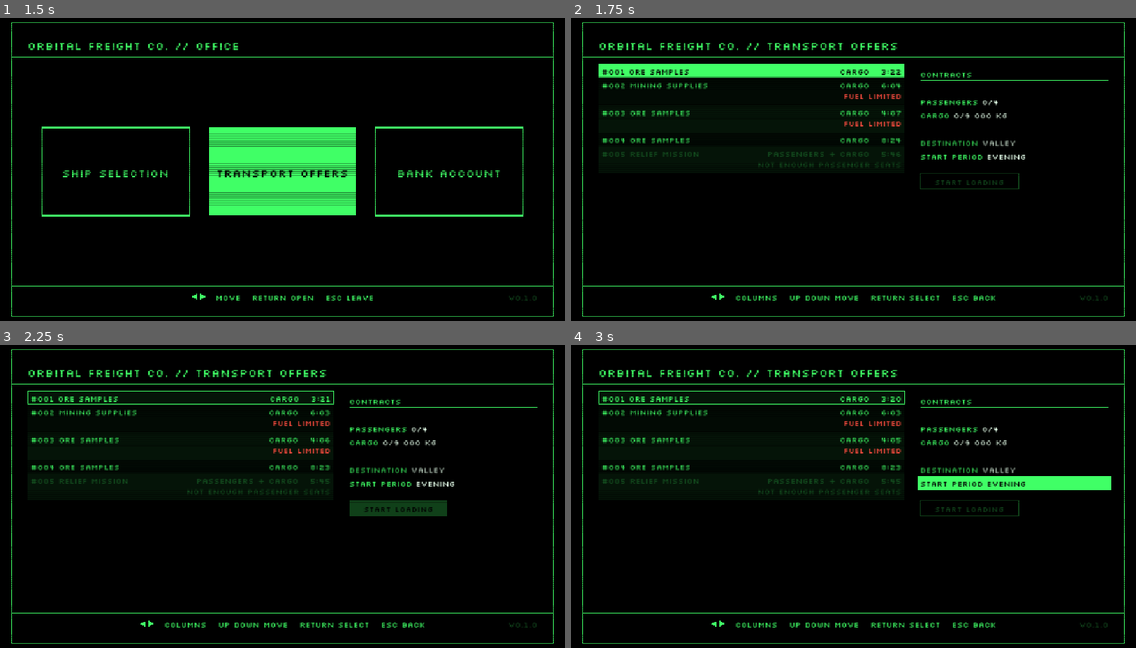
Above: before the commit, frames 1-4 (two rows, left to right).
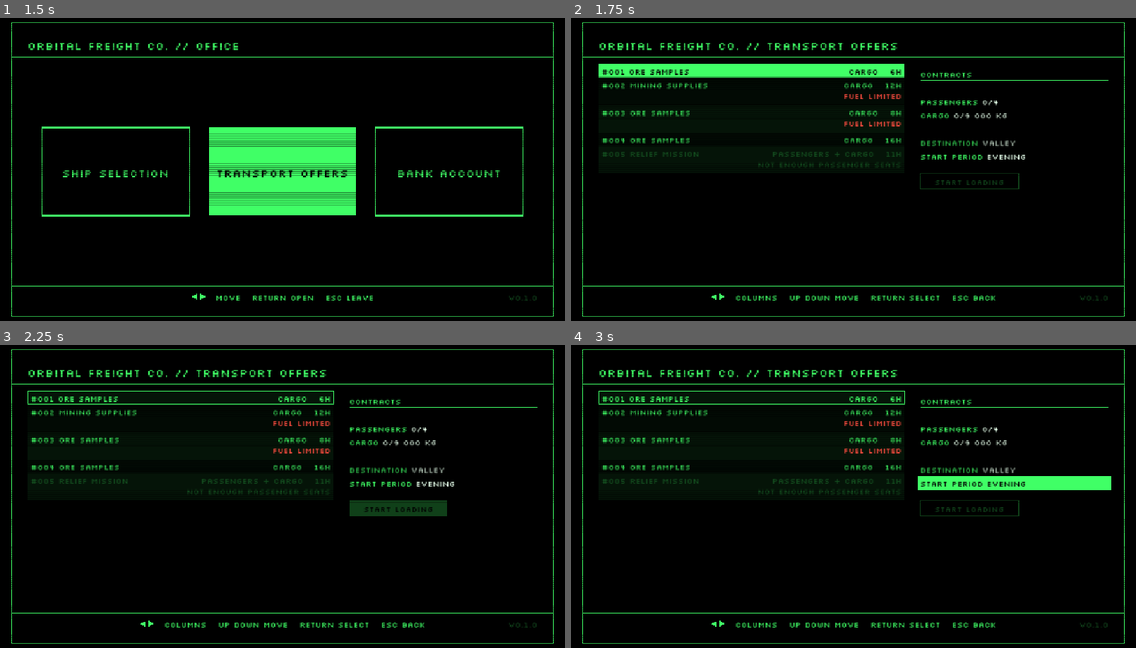
Above: after the commit, the same moments.

Repository: pkopczynski/lunar-lander
Game: Godot game, scene res://main.tscn
Same seed, same stepped clock (60 frames per second), same inputs: the game is played once before the commit and once after it.
Inputs (mouse positions are in pixels of both pictures, inside the frame that each line leads up to):
- Up to frame 1 (1.5 s): tap Enter (ui_accept) at 0.5, 0.77, 1.25 s; move the mouse to (406, 154) at 0.52 s; hold Right (ui_right) 0.53-1.28 s; click (406, 154) at 0.67 s; move the mouse to (169, 184) at 1.27 s; hold Down (ui_down) from 1.28 s (still down)
- Up to frame 2 (1.75 s): keep holding Down (ui_down); tap Enter (ui_accept) at 1.52 s
- Up to frame 3 (2.25 s): tap R (restart) at 2 s; move the mouse to (339, 426) at 2.02 s; release Down (ui_down) at 2.03 s; hold Right (ui_right) from 2.03 s (still down)
- Up to frame 4 (3 s): tap Enter (ui_accept) at 2.75 s; move the mouse to (825, 560) at 2.77 s; release Right (ui_right) at 2.78 s; hold Up (ui_up) from 2.78 s (still down); click (825, 560) at 2.92 s

Frame 1 is identical in both runs. In frame 2, 0.6% of the frame differs, in the area x 34-59%, y 16-46%; in frame 3, 0.6%; in frame 4, 0.6%.

Commit message:
feat: count down offers in in-game hours, and show delivery deadlines without +1
A Transport offer's time to accept is now an in-game countdown: whole
hours (20H … 1H), then in-game minutes for its last 30 real seconds
(60M … 1M). The HUD's DELIVER BY / OVERDUE SINCE and the loaded message
show the deadline as a plain time with no next-day mark; the Bank
account keeps its +1.

Co-Authored-By: Claude Opus 5.5 <noreply@anthropic.com>

Diff:
--- a/economy.gd
+++ b/economy.gd
@@ -125,7 +125,7 @@
 	delivery_time = 0.0
 	loaded_at = clock.minutes
 	lander.finish_loading()
-	var status := LOADED_TEXT % PlanetClock.local_time(deadline_at())
+	var status := LOADED_TEXT % PlanetClock.time_of_day(deadline_at())
 	if lander.fuel_cap() < lander.ship_type.tank:
 		status += "\n" + FUEL_LIMITED_TEXT % Hud.format_kg(lander.fuel_cap())
 	lander.show_status(status)
--- a/hud.gd
+++ b/hud.gd
@@ -110,12 +110,12 @@
 
 
 # The flight deadline as a local time while delivering: DELIVER BY 14:30, OVERDUE SINCE 14:30
-# once late (01:10 +1 on the next day), "" otherwise.
+# once late, "" otherwise. The time alone is clear enough, so a next-day one has no +1.
 func delivery_text() -> String:
 	if economy.phase != Economy.Phase.DELIVERING:
 		return ""
 	var prefix := OVERDUE_PREFIX if delivery_overdue() else DELIVERY_PREFIX
-	return prefix + PlanetClock.local_time(economy.deadline_at())
+	return prefix + PlanetClock.time_of_day(economy.deadline_at())
 
 
 func delivery_overdue() -> bool:
--- a/planet_clock.gd
+++ b/planet_clock.gd
@@ -7,6 +7,8 @@
 const MINUTES_PER_DAY := 1440
 # 120× real time: a whole day lasts 12 real minutes.
 const MINUTES_PER_SECOND := 2.0
+# A countdown shows whole in-game hours until this many real seconds are left, then minutes.
+const HOURS_COUNTDOWN_ABOVE := 30.0
 
 # The start periods: the parts of the day a mission can start in, each six hours long
 # from midnight (Night 00:00-05:59, Morning 06:00-11:59, Day 12:00-17:59, Evening 18:00-23:59).
@@ -86,13 +88,26 @@
 # A local time in in-game minutes since midnight as 14:30, counting on past midnight: a time
 # on the next day (at or past MINUTES_PER_DAY) reads 01:10 +1.
 static func local_time(at: float) -> String:
+	var day := floori(at) / MINUTES_PER_DAY
+	return time_of_day(at) + (" +%d" % day if day > 0 else "")
+
+
+# A local time as 14:30, whichever day it falls on.
+static func time_of_day(at: float) -> String:
 	var whole := floori(at)
-	var day := whole / MINUTES_PER_DAY
-	var text := "%02d:%02d" % [whole % MINUTES_PER_DAY / 60, whole % 60]
-	return text + (" +%d" % day if day > 0 else "")
+	return "%02d:%02d" % [whole % MINUTES_PER_DAY / 60, whole % 60]
 
 
 # Real seconds as an in-game duration, 3H 00M, in whole in-game minutes.
 static func duration(real_seconds: float) -> String:
 	var whole := floori(real_seconds * MINUTES_PER_SECOND)
 	return "%dH %02dM" % [whole / 60, whole % 60]
+
+
+# Real seconds left as an in-game countdown: whole hours (20H, 1H), then, once
+# HOURS_COUNTDOWN_ABOVE real seconds or fewer are left, minutes (60M, a started one counting).
+static func countdown(real_seconds: float) -> String:
+	var minutes_left := real_seconds * MINUTES_PER_SECOND
+	if real_seconds > HOURS_COUNTDOWN_ABOVE:
+		return "%dH" % floori(minutes_left / 60.0)
+	return "%dM" % maxi(ceili(minutes_left), 0)
--- a/tests/test_loading.gd
+++ b/tests/test_loading.gd
@@ -119,17 +119,17 @@
 	check(hud().delivery_overdue(), "the deadline should be red once overdue")
 
 
-func test_a_deadline_past_midnight_shows_plus_1_in_the_message_and_the_hud() -> void:
+func test_a_deadline_past_midnight_reads_as_a_plain_time_in_the_message_and_the_hud() -> void:
 	await start_loading([known_offer(1, 0.0)])
 	set_time(22, 0)
 	# 3 s + 1 passenger: loading finishes at 22:08, and 90 s is 3 in-game hours.
 	await seconds(4.5)
 	check(economy().phase == Economy.Phase.DELIVERING, "loading should have finished")
-	check(message() == "Docked!\nLoaded! Deliver by 01:08 +1",
-		"the loaded message should give the next-day deadline, got %s" % message())
-	check(hud().delivery_text() == "DELIVER BY 01:08 +1", "the HUD should give the next-day deadline, got %s" % hud().delivery_text())
+	check(message() == "Docked!\nLoaded! Deliver by 01:08",
+		"the loaded message should give the next-day deadline with no day mark, got %s" % message())
+	check(hud().delivery_text() == "DELIVER BY 01:08", "the HUD should give the next-day deadline with no day mark, got %s" % hud().delivery_text())
 	await seconds(91.0)
-	check(hud().delivery_text() == "OVERDUE SINCE 01:08 +1", "overdue keeps the next-day mark, got %s" % hud().delivery_text())
+	check(hud().delivery_text() == "OVERDUE SINCE 01:08", "overdue shows the plain time too, got %s" % hud().delivery_text())
 
 
 func test_docking_while_loaded_shows_no_popup_and_leaves_the_ship_free() -> void:
--- a/tests/test_transport_offers.gd
+++ b/tests/test_transport_offers.gd
@@ -5,13 +5,29 @@
 	await open_transport_offers()
 	var rows := offers().rows()
 	check(rows.size() == 5, "the screen should list 5 Transport offers, lists %s" % rows)
-	var countdown := RegEx.create_from_string("^#\\d{3} .+ (PASSENGERS|CARGO|PASSENGERS \\+ CARGO) \\d+:\\d{2}$")
+	# Every new offer is open for at least 180 s, 6 in-game hours.
+	var countdown := RegEx.create_from_string("^#\\d{3} .+ (PASSENGERS|CARGO|PASSENGERS \\+ CARGO) \\d+H$")
 	for row in rows:
-		check(countdown.search(row) != null, "a row should show number, title, kind and m:ss, got %s" % row)
-	var before := rows[0]
+		check(countdown.search(row) != null, "a row should show number, title, kind and whole in-game hours, got %s" % row)
+	economy().put_offer(known_offer(1, 0.0, 31.25))
+	check(offers().rows()[-1].ends_with(" 1H"), "31.25 s is 62.5 in-game minutes, whole hours: %s" % offers().rows()[-1])
 	await seconds(2.0)
 	check(tree.paused, "the Office should keep the world paused")
-	check(offers().rows()[0] != before, "the countdown should advance while the Office is open: %s, then %s" % [before, offers().rows()[0]])
+	check(offers().rows()[-1].ends_with(" 59M"), "the countdown should run while the Office is open, into minutes: %s" % offers().rows()[-1])
+
+
+func test_an_offer_counts_down_in_in_game_hours_then_minutes_for_its_last_30_seconds() -> void:
+	await open_transport_offers()
+	economy().put_offer(known_offer(1, 0.0, 600.0))
+	check(offers().rows()[-1].ends_with(" 20H"), "600 s is 20 in-game hours: %s" % offers().rows()[-1])
+	economy().offers[-1].time_left = 89.75
+	check(offers().rows()[-1].ends_with(" 2H"), "179.5 in-game minutes shows whole hours, 2H: %s" % offers().rows()[-1])
+	economy().offers[-1].time_left = 30.25
+	check(offers().rows()[-1].ends_with(" 1H"), "just over 30 s still shows hours: %s" % offers().rows()[-1])
+	economy().offers[-1].time_left = 30.0
+	check(offers().rows()[-1].ends_with(" 60M"), "30 s is 60 in-game minutes: %s" % offers().rows()[-1])
+	economy().offers[-1].time_left = 0.2
+	check(offers().rows()[-1].ends_with(" 1M"), "a started in-game minute counts as a whole one: %s" % offers().rows()[-1])
 
 
 func test_an_offer_whose_time_runs_out_disappears_and_nothing_takes_its_place() -> void:
--- a/transport_offer.gd
+++ b/transport_offer.gd
@@ -133,12 +133,6 @@
 	return transaction
 
 
-# Whole seconds as m:ss, counting a started second as a whole one.
-static func countdown(seconds_left: float) -> String:
-	var whole := maxi(ceili(seconds_left), 0)
-	return "%d:%02d" % [whole / 60, whole % 60]
-
-
 # A random offer of at most max_passengers (at least 1) and max_cargo (at least MIN_CARGO).
 static func generate(rng: RandomNumberGenerator, offer_number: int, max_passengers: int,
 		max_cargo: float) -> TransportOffer:
--- a/transport_offers_screen.gd
+++ b/transport_offers_screen.gd
@@ -349,7 +349,7 @@
 
 static func row_text(offer: TransportOffer) -> String:
 	return "%s %s %s" % [offer.label(), TransportOffer.KIND_LABELS[offer.kind()],
-		TransportOffer.countdown(offer.time_left)]
+		PlanetClock.countdown(offer.time_left)]
 
 
 # Drawing
@@ -382,7 +382,7 @@
 		if ExpandableList.line_fits(baseline.y, Office.TEXT_SIZE, column):
 			office.draw_text(offer.label(), baseline, Office.TEXT_SIZE, width,
 				HORIZONTAL_ALIGNMENT_LEFT, color)
-			office.draw_text("%s   %s" % [TransportOffer.KIND_LABELS[offer.kind()], TransportOffer.countdown(offer.time_left)],
+			office.draw_text("%s   %s" % [TransportOffer.KIND_LABELS[offer.kind()], PlanetClock.countdown(offer.time_left)],
 				baseline, Office.TEXT_SIZE, width, HORIZONTAL_ALIGNMENT_RIGHT, color)
 		y += ROW_HEIGHT
 		var note := red_note(offer)
